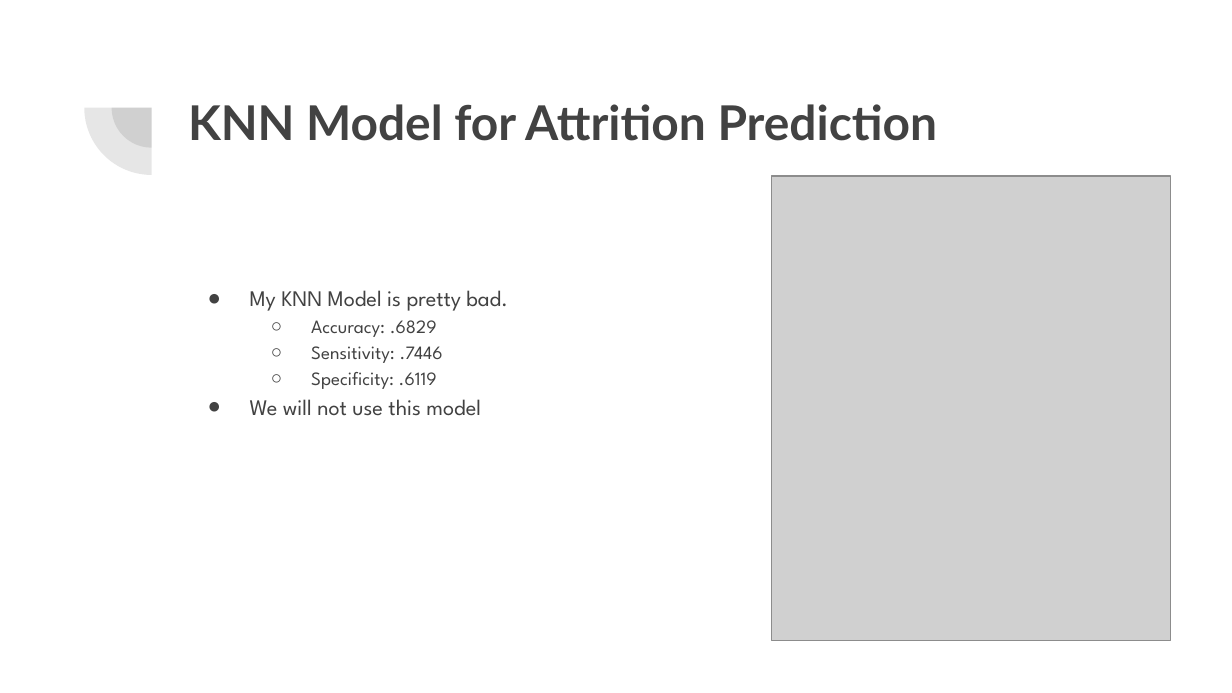
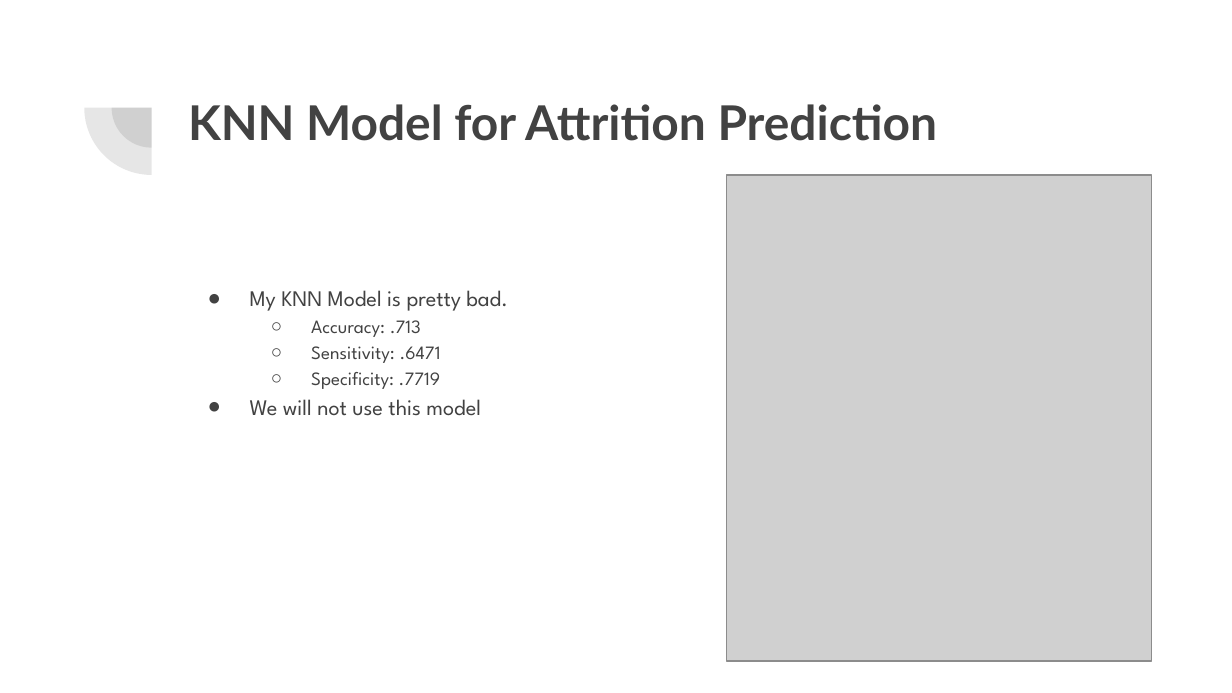
Before and after one commit to Mr-Chang95/MSDS6306-Employee-Analysis, a slide deck: slide 7 of 6306 Project_Employee Analysis.pptx. Drawn at 1232x693 pixels with LibreOffice and Linux fonts; fonts in the diff are those of the drawing; grey boxes stand for pictures. Boxes give left, top, right and bottom in pixels: in the first picture for what was removed or moved away, otherwise in the second. Text is boxed around its words. In the diff, an @@ line names an element or a change of style, - is before the commit and + after.

```diff
--- a/6306 Project_Employee Analysis.pptx
+++ b/6306 Project_Employee Analysis.pptx
@@ picture: place and size @@
-picture at <box>771,176,1170,641</box>
+picture at <box>727,175,1152,662</box>
@@ text at <box>311,320,441,389</box>: text changed @@
-  ○ Accuracy: .6829
-  ○ Sensitivity: .7446
-  ○ Specificity: .6119
+  ○ Accuracy: .713
+  ○ Sensitivity: .6471
+  ○ Specificity: .7719
```
Also in this commit, not shown: 2 other slides changed, 1 other file.
